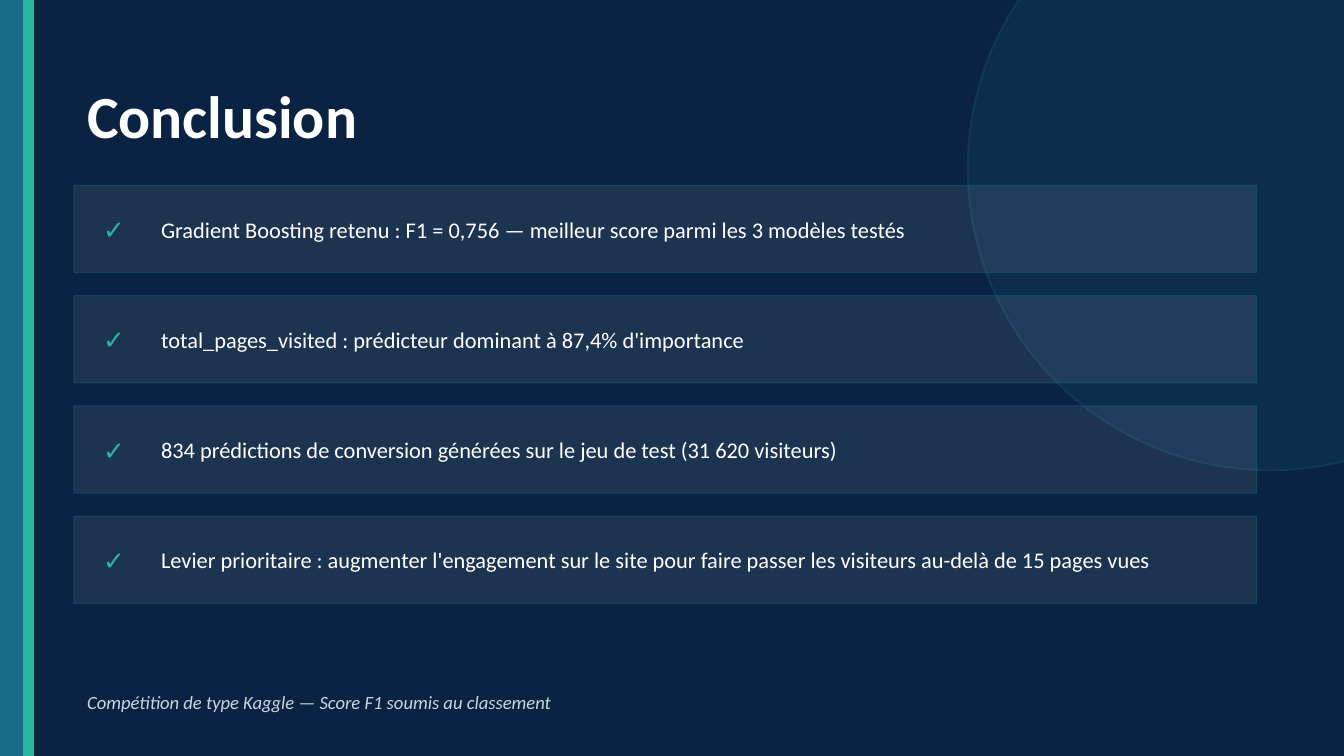
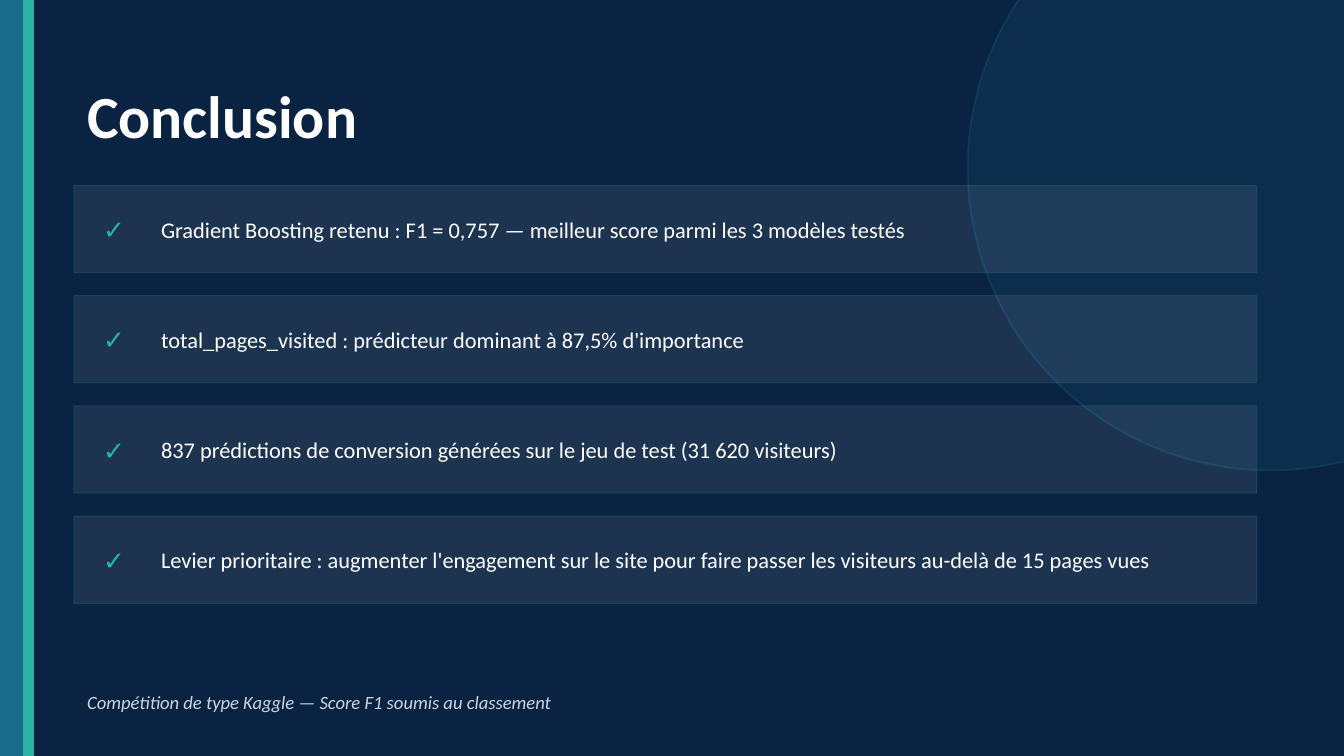
Before and after one commit to AichaFa/2-Projets-Fullstack, a slide deck: slide 12 of 3-Apprentissage automatique/2-défi du taux de conversion/data/Defi_Taux_Conversion.pptx (slide 11 before the commit). Drawn at 1344x756 pixels with LibreOffice and Linux fonts; fonts in the diff are those of the drawing. Boxes give left, top, right and bottom in pixels: in the first picture for what was removed or moved away, otherwise in the second. Text is boxed around its words. In the diff, an @@ line names an element or a change of style, - is before the commit and + after.

```diff
--- a/3-Apprentissage automatique/2-défi du taux de conversion/data/Defi_Taux_Conversion.pptx
+++ b/3-Apprentissage automatique/2-défi du taux de conversion/data/Defi_Taux_Conversion.pptx
@@ text at box(161, 222, 905, 242): text changed @@
-Gradient Boosting retenu : F1 = 0,756 — meilleur score parmi les 3 modèles testés
+Gradient Boosting retenu : F1 = 0,757 — meilleur score parmi les 3 modèles testés
@@ text at box(161, 332, 744, 352): text changed @@
-total_pages_visited : prédicteur dominant à 87,4% d'importance
+total_pages_visited : prédicteur dominant à 87,5% d'importance
@@ text at box(161, 442, 836, 462): text changed @@
-834 prédictions de conversion générées sur le jeu de test (31 620 visiteurs)
+837 prédictions de conversion générées sur le jeu de test (31 620 visiteurs)
```
Also in this commit, not shown: 8 other slides changed, 1 slide added, 20 other files.
